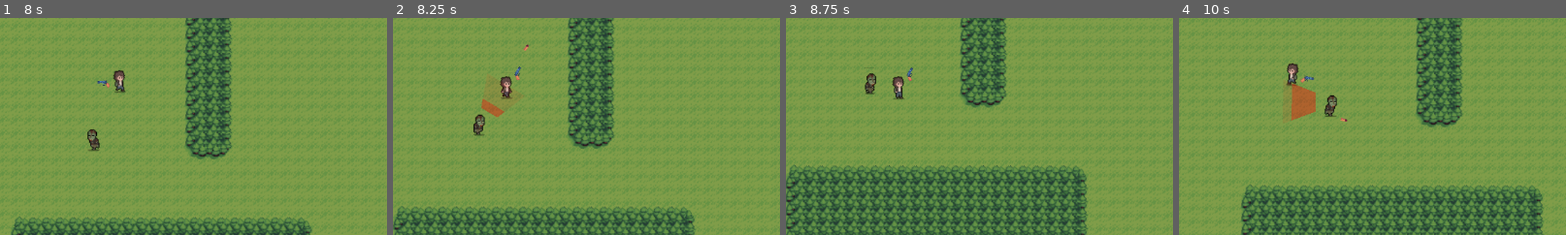
Above: before the commit, frames 1-4 (left to right).
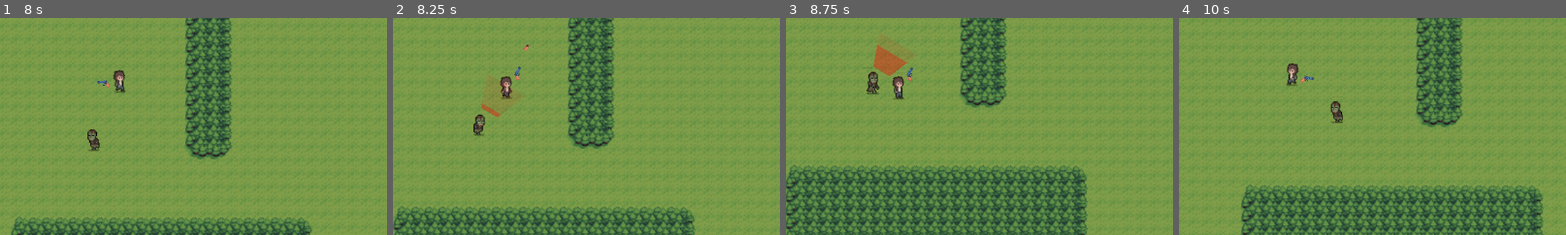
Above: after the commit, the same moments.

Repository: AustynLobo/EiDS
Game: Godot game, scene res://scenes/game.tscn
The game is run twice, just before and just after one commit, with the same random seed, the same clock (stepped at 60 frames per second) and the same inputs.
Inputs (mouse positions are % of the whole screen's width and height, from its top left):
- Up to frame 1 (8 s): tap Enter at 0.5 s; move the mouse to (72, 45) at 0.52 s; hold D (right) 0.53-1.28 s; click (72, 45) at 0.6 s; move the mouse to (30, 55) at 1.27 s; hold S (down) 1.28-2.03 s; click (30, 55) at 1.35 s; move the mouse to (60, 28) at 2.02 s; hold D (right) 2.03-2.78 s; click (60, 28) at 2.1 s; move the mouse to (45, 70) at 2.77 s; hold W (up) 2.78-3.53 s; click (45, 70) at 2.85 s; move the mouse to (80, 65) at 3.52 s; hold A (left) 3.53-5.03 s; click (80, 65) at 3.6 s; move the mouse to (20, 35) at 4.27 s; click (20, 35) at 4.35 s; move the mouse to (55, 50) at 5.02 s; hold S (down) 5.03-5.78 s; click (55, 50) at 5.1 s; move the mouse to (35, 25) at 5.77 s; hold D (right) 5.78-6.53 s; click (35, 25) at 5.85 s; move the mouse to (72, 45) at 6.52 s; hold W (up) 6.53-7.28 s; click (72, 45) at 6.6 s; move the mouse to (30, 55) at 7.27 s; hold D (right) from 7.28 s (still down); click (30, 55) at 7.35 s
- Up to frame 2 (8.25 s): move the mouse to (60, 28) at 8.02 s; release D (right) at 8.03 s; hold S (down) from 8.03 s (still down); click (60, 28) at 8.1 s
- Up to frame 3 (8.75 s): keep holding S (down)
- Up to frame 4 (10 s): move the mouse to (45, 70) at 8.77 s; release S (down) at 8.78 s; hold A (left) 8.78-9.53 s; click (45, 70) at 8.85 s; move the mouse to (80, 65) at 9.52 s; hold W (up) from 9.53 s (still down); click (80, 65) at 9.6 s
The pictures show only the part of the screen within x 35-85%, y 36-86%; the shares and areas given below are measured in that part.

Frame 1 is identical in both runs. In frame 2, 0.1% of the frame differs, in the area x 23-29%, y 37-45%; in frame 3, 0.9%; in frame 4, 1.2%, in the area x 29-44%, y 30-49%.

Commit message:
Add swipe animation

Diff:
--- a/scenes/zombie.tscn
+++ b/scenes/zombie.tscn
@@ -1,9 +1,14 @@
-[gd_scene load_steps=25 format=3 uid="uid://whn2wd2dt6du"]
+[gd_scene load_steps=31 format=3 uid="uid://whn2wd2dt6du"]
 
 [ext_resource type="Script" path="res://scripts/zombie.gd" id="1_n0ef4"]
 [ext_resource type="Texture2D" uid="uid://dujl3ym4k0g12" path="res://assets/Apocalypse Character Pack/Zombie/Idle.png" id="2_gau4c"]
 [ext_resource type="Texture2D" uid="uid://dykdyil8glvr6" path="res://assets/Apocalypse Character Pack/Zombie/Walk.png" id="3_4fp8v"]
 [ext_resource type="PackedScene" uid="uid://drvjaqmj85txn" path="res://scenes/health_system.tscn" id="4_4vd4f"]
+[ext_resource type="Texture2D" uid="uid://dh4e15wi7tl2y" path="res://assets/SP301_nyknck/SP301_05.png" id="5_v0vcf"]
+[ext_resource type="Texture2D" uid="uid://binblfx546n5h" path="res://assets/SP301_nyknck/SP301_04.png" id="6_vtohn"]
+[ext_resource type="Texture2D" uid="uid://kwpst1ypex2k" path="res://assets/SP301_nyknck/SP301_03.png" id="7_xx7tk"]
+[ext_resource type="Texture2D" uid="uid://bnjcrxrj5oyj7" path="res://assets/SP301_nyknck/SP301_02.png" id="8_yd0sg"]
+[ext_resource type="Texture2D" uid="uid://bsdwdt0iy15rr" path="res://assets/SP301_nyknck/SP301_01.png" id="9_i863c"]
 
 [sub_resource type="AtlasTexture" id="AtlasTexture_b8eqb"]
 atlas = ExtResource("2_gau4c")
@@ -161,6 +166,29 @@
 "ZombieAttackProgress": SubResource("Animation_xyqco")
 }
 
+[sub_resource type="SpriteFrames" id="SpriteFrames_p0g8y"]
+animations = [{
+"frames": [{
+"duration": 1.0,
+"texture": ExtResource("5_v0vcf")
+}, {
+"duration": 1.0,
+"texture": ExtResource("6_vtohn")
+}, {
+"duration": 1.0,
+"texture": ExtResource("7_xx7tk")
+}, {
+"duration": 1.0,
+"texture": ExtResource("8_yd0sg")
+}, {
+"duration": 1.0,
+"texture": ExtResource("9_i863c")
+}],
+"loop": false,
+"name": &"default",
+"speed": 15.0
+}]
+
 [node name="Zombie" type="CharacterBody2D"]
 position = Vector2(337, 176)
 collision_mask = 2
@@ -212,8 +240,14 @@
 polygon = PackedVector2Array(12, -5, 12, 10, 38, 20, 38, -15)
 
 [node name="Timer" type="Timer" parent="AttackArea"]
-wait_time = 0.5
 one_shot = true
+
+[node name="SwipeAnimation" type="AnimatedSprite2D" parent="."]
+position = Vector2(16, 10)
+scale = Vector2(0.568256, 0.625)
+sprite_frames = SubResource("SpriteFrames_p0g8y")
+frame = 4
+frame_progress = 1.0
 
 [connection signal="timeout" from="Navigation/Timer" to="." method="_on_nav_timer_timeout"]
 [connection signal="body_entered" from="AttackArea" to="." method="_on_attack_area_body_entered"]
--- a/scripts/zombie.gd
+++ b/scripts/zombie.gd
@@ -13,14 +13,18 @@
 @onready var _attack_progress_animation: AnimationPlayer = $AttackArea/AttackProgressPolygon/AnimationPlayer
 @onready var _attack_timer: Timer = $AttackArea/Timer
 @onready var _cooldown_timer: Timer = $AttackArea/CooldownTimer
+@onready var _swipe_animation: AnimatedSprite2D = $SwipeAnimation
 
 var target_health_system = null
 
 var is_attacking = false
 var target_in_range = false
 
+var swipe_x
+
 func _ready() -> void:
 	target_health_system = target.get_node_or_null("HealthSystem")
+	swipe_x = _swipe_animation.position.x
 
 func _physics_process(delta: float) -> void:
 	if is_instance_valid(target) and not is_attacking:
@@ -62,6 +66,11 @@
 		_animated_sprite.play("move")
 		_animated_sprite.flip_h = velocity.x < 0
 
+	if (_swipe_animation.is_playing()):
+		_swipe_animation.visible = true
+	else:
+		_swipe_animation.visible = false
+
 	_attack_polygon.visible = is_attacking
 
 func _on_nav_timer_timeout() -> void:
@@ -79,6 +88,12 @@
 	_attack_progress_animation.stop()
 	_cooldown_timer.start()
 
+	_swipe_animation.play()
+	if _attack_area.rotation >= -PI / 2 and _attack_area.rotation <= PI / 2:
+		_swipe_animation.position.x = swipe_x
+	else:
+		_swipe_animation.position.x = -swipe_x
+
 func _on_attack_area_body_exited(body: Node2D) -> void:
 	if body == target:
 		target_in_range = false
Binary file added: assets/SP301_nyknck/SP301_01.png
Not shown, added: assets/SP301_nyknck/SP301_01.png.import
Binary file added: assets/SP301_nyknck/SP301_02.png
Not shown, added: assets/SP301_nyknck/SP301_02.png.import
Binary file added: assets/SP301_nyknck/SP301_03.png
Not shown, added: assets/SP301_nyknck/SP301_03.png.import
Binary file added: assets/SP301_nyknck/SP301_04.png
Not shown, added: assets/SP301_nyknck/SP301_04.png.import
Binary file added: assets/SP301_nyknck/SP301_05.png
Not shown, added: assets/SP301_nyknck/SP301_05.png.import
